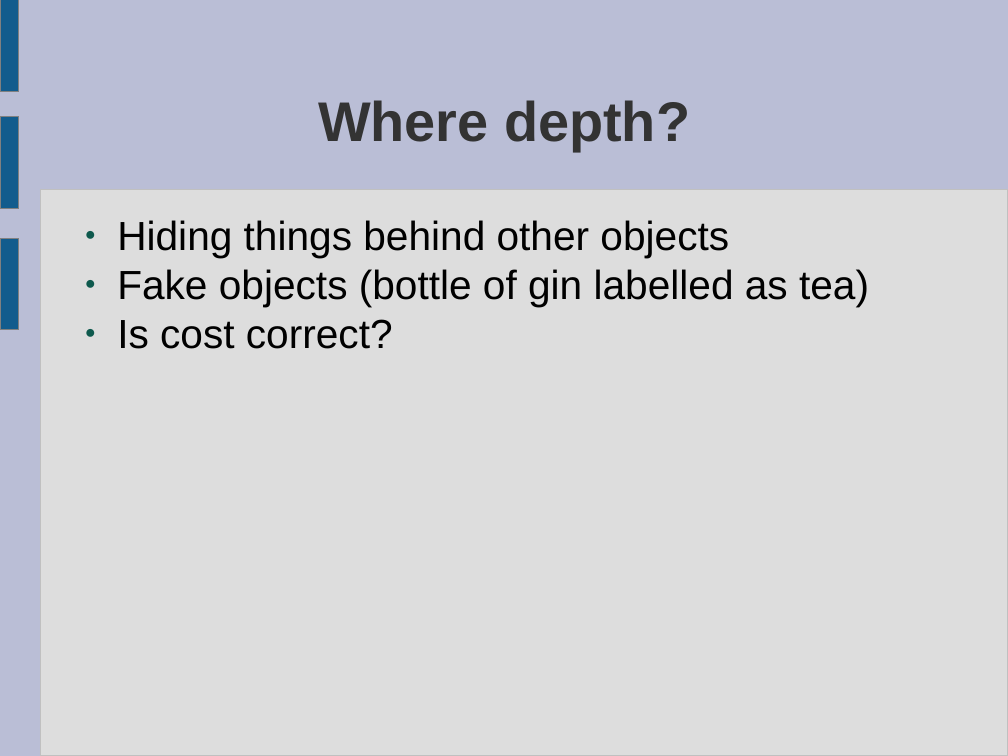
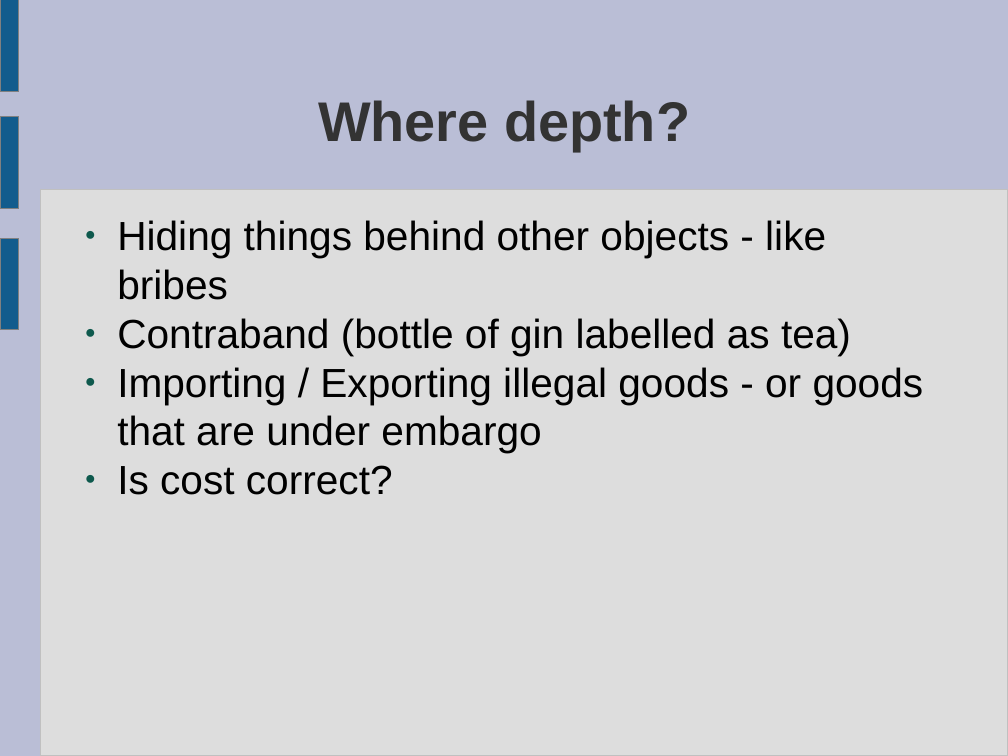
Before and after one commit to ktosox/JingleGameJam2024, a slide deck: slide 13 of GDD.odp (slide 12 before the commit). Drawn at 1008x756 pixels with LibreOffice and Linux fonts; fonts in the diff are those of the drawing. Boxes give left, top, right and bottom in pixels: in the first picture for what was removed or moved away, otherwise in the second. Text is boxed around its words. In the diff, an @@ line names an element or a change of style, - is before the commit and + after.

```diff
--- a/GDD.odp
+++ b/GDD.odp
@@ text at box(117, 220, 924, 453): text changed @@
-● Hiding things behind other objects
-● Fake objects (bottle of gin labelled as tea)
+● Hiding things behind other objects - like bribes
+● Contraband (bottle of gin labelled as tea)
+● Importing / Exporting illegal goods - or goods that are under embargo
```
Also in this commit, not shown: 11 other slides changed, 2 slides added, 11 other files.
